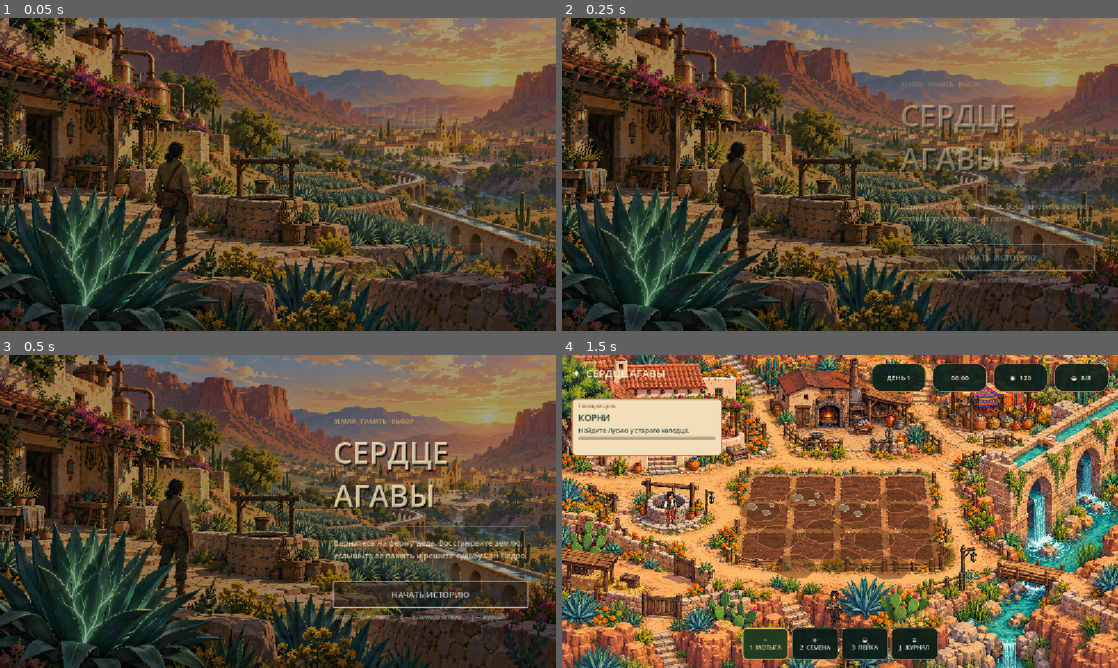
Above: before the commit, frames 1-4 (two rows, left to right).
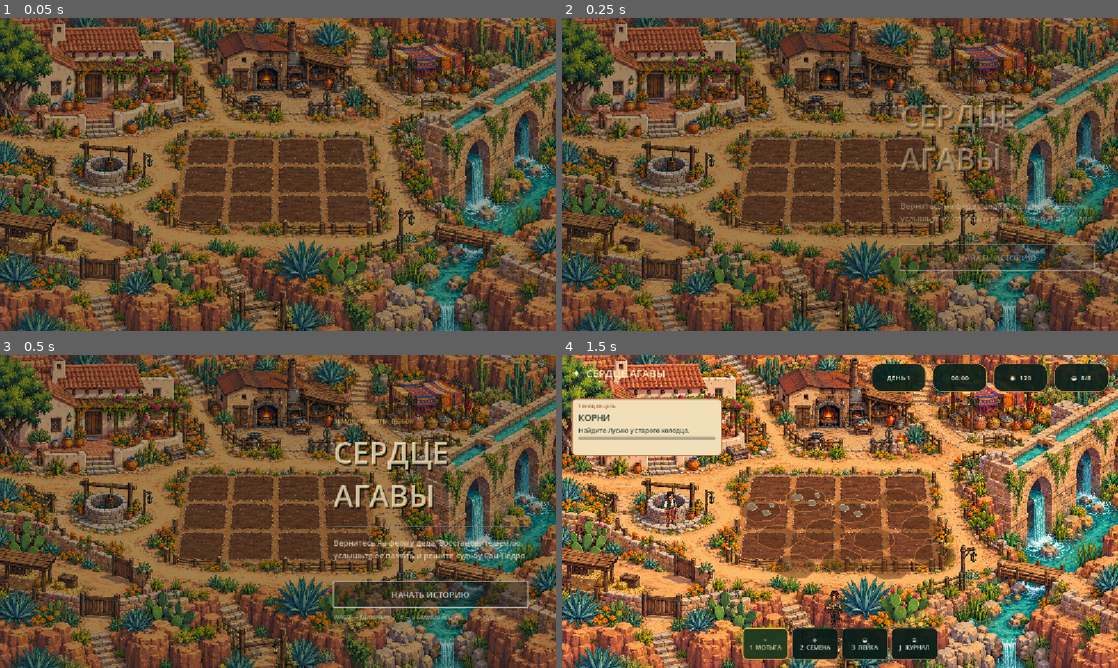
Above: after the commit, the same moments.

Repository: MagKoldyn/agave
Game: Godot game, scene res://scenes/main.tscn
Two runs of this game, one before a commit and one after it. Both use one fixed random seed, a clock stepped at 60 frames per second and the inputs below.
Inputs:
- Up to frame 1 (0.05 s): no input
- Up to frame 2 (0.25 s): no input
- Up to frame 3 (0.5 s): no input
- Up to frame 4 (1.5 s): click "НАЧАТЬ ИСТОРИЮ" at 0.5 s; click "⌁ 1 МОТЫГА" at 1.25 s

The runs differ from the first frame. In frame 1, 87% of the frame differs, in the area x 0-100%, y 0-100%; in frame 2, 86%; in frame 3, 84%; in frame 4, nothing differs.

Commit message:
Make visual assets resilient to clean Godot imports

Diff:
--- a/project.godot
+++ b/project.godot
@@ -6,7 +6,6 @@
 config/name="Сердце Агавы"
 run/main_scene="res://scenes/main.tscn"
 config/features=PackedStringArray("4.6", "GL Compatibility")
-boot_splash/image="res://assets/art/title_key_art.png"
 boot_splash/bg_color=Color(0.066, 0.14, 0.12, 1)
 
 [autoload]
--- a/scenes/farm.tscn
+++ b/scenes/farm.tscn
@@ -1,7 +1,6 @@
-[gd_scene load_steps=3 format=3]
+[gd_scene load_steps=2 format=3]
 
 [ext_resource path="res://scripts/farm.gd" type="Script" id="1"]
-[ext_resource path="res://assets/art/farm_map.png" type="Texture2D" id="2"]
 
 [node name="Farm" type="Node2D"]
 script = ExtResource("1")
@@ -12,7 +11,6 @@
 [node name="Map" type="TextureRect" parent="Background"]
 offset_right = 1152.0
 offset_bottom = 648.0
-texture = ExtResource("2")
 expand_mode = 1
 stretch_mode = 6
 mouse_filter = 2
--- a/scenes/title.tscn
+++ b/scenes/title.tscn
@@ -1,7 +1,6 @@
-[gd_scene load_steps=3 format=3]
+[gd_scene load_steps=2 format=3]
 
 [ext_resource path="res://scripts/title.gd" type="Script" id="1"]
-[ext_resource path="res://assets/art/title_key_art.png" type="Texture2D" id="2"]
 
 [node name="Title" type="Control"]
 layout_mode = 3
@@ -19,7 +18,6 @@
 anchor_bottom = 1.0
 grow_horizontal = 2
 grow_vertical = 2
-texture = ExtResource("2")
 expand_mode = 1
 stretch_mode = 6
 
--- a/scripts/farm.gd
+++ b/scripts/farm.gd
@@ -25,6 +25,11 @@
 var completion_panel: PanelContainer
 
 func _ready() -> void:
+	var background_path := "res://assets/art/farm_map.png"
+	if ResourceLoader.exists(background_path):
+		$Background/Map.texture = load(background_path)
+	else:
+		push_warning("Карта фермы не найдена: " + background_path)
 	create_world()
 	create_ui()
 	GameState.changed.connect(refresh)
--- a/scripts/title.gd
+++ b/scripts/title.gd
@@ -4,6 +4,11 @@
 signal continue_game
 
 func _ready() -> void:
+	var background_path := "res://assets/art/farm_map.png"
+	if ResourceLoader.exists(background_path):
+		$Backdrop.texture = load(background_path)
+	else:
+		push_warning("Фон меню не найден: " + background_path)
 	$Content/NewGame.pressed.connect(func(): new_game.emit())
 	$Content/Continue.pressed.connect(func(): continue_game.emit())
 	$Content/Continue.visible = GameState.has_save()
--- a/tests/test_scene_load.gd
+++ b/tests/test_scene_load.gd
@@ -18,6 +18,13 @@
 		return
 	root.add_child(scene)
 	await process_frame
+	if path.ends_with("title.tscn"):
+		var title_map: TextureRect = scene.get_node("Backdrop")
+		if title_map.texture == null:
+			failures += 1
+			push_error("FAIL: пиксельный фон меню не импортирован")
+		else:
+			print("PASS: пиксельный фон меню импортирован")
 	if path.ends_with("farm.tscn"):
 		var map: TextureRect = scene.get_node("Background/Map")
 		if map.texture == null or map.texture.get_size().x < 1000:
Not shown, changed: assets/art/title_key_art.png.import
